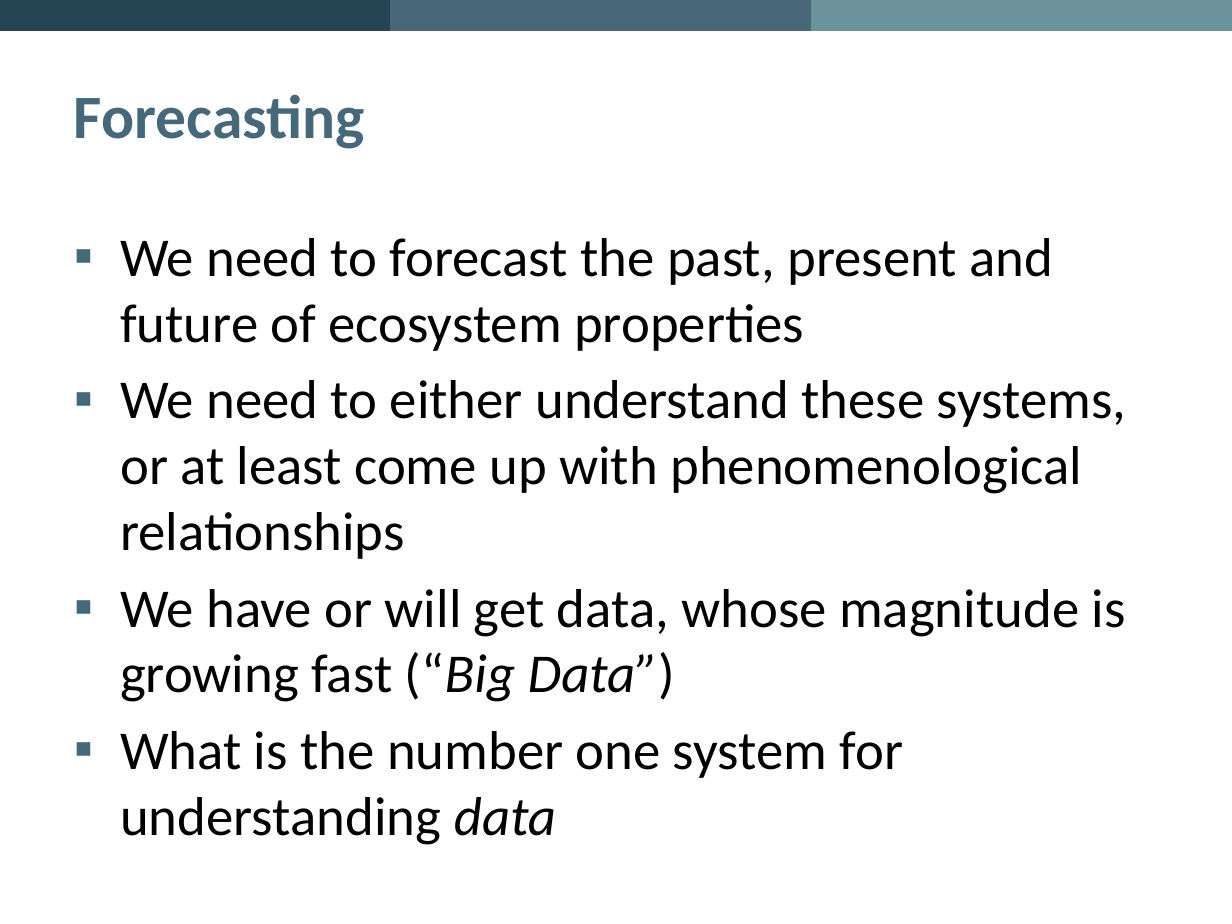
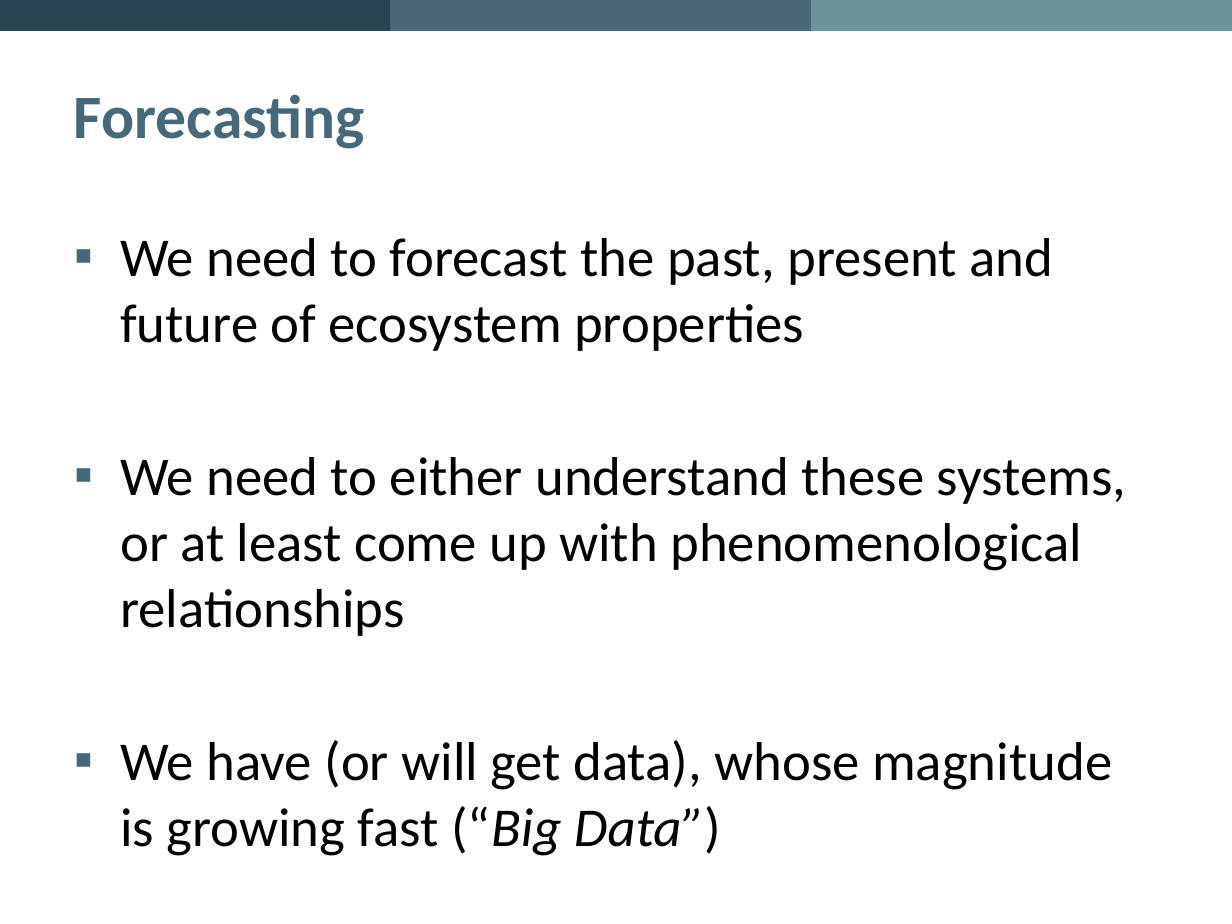
Before and after one commit to PredictiveEcology/SpaDES, a slide deck: slide 2 of development/SpaDES – Spatial Discrete Event Simulation.pptx. Drawn at 1232x924 pixels with LibreOffice and Linux fonts; fonts in the diff are those of the drawing; background and template pictures are left out. Boxes give left, top, right and bottom in pixels: in the first picture for what was removed or moved away, otherwise in the second. Text is boxed around its words. In the diff, an @@ line names an element or a change of style, - is before the commit and + after.

```diff
--- a/development/SpaDES – Spatial Discrete Event Simulation.pptx
+++ b/development/SpaDES – Spatial Discrete Event Simulation.pptx
@@ text at (x1=120, y1=740, x2=1112, y2=856): text changed @@
-▪ We have or will get data, whose magnitude is growing fast (“Big Data”)
-▪ What is the number one system for understanding data
+▪ We have (or will get data), whose magnitude is growing fast (“Big Data”)
```
Also in this commit, not shown: 12 other slides changed, 3 slides added, 6 slides removed.
